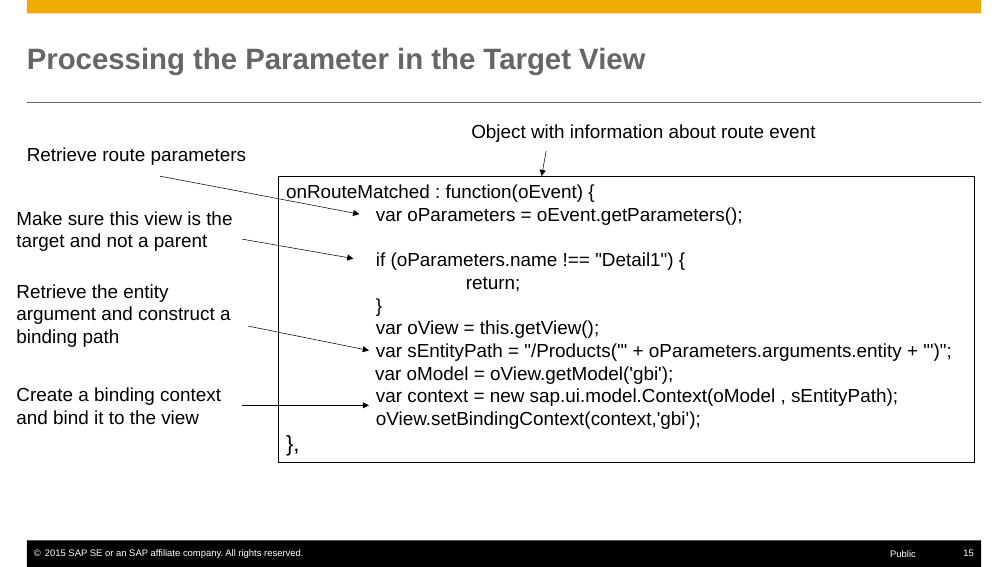
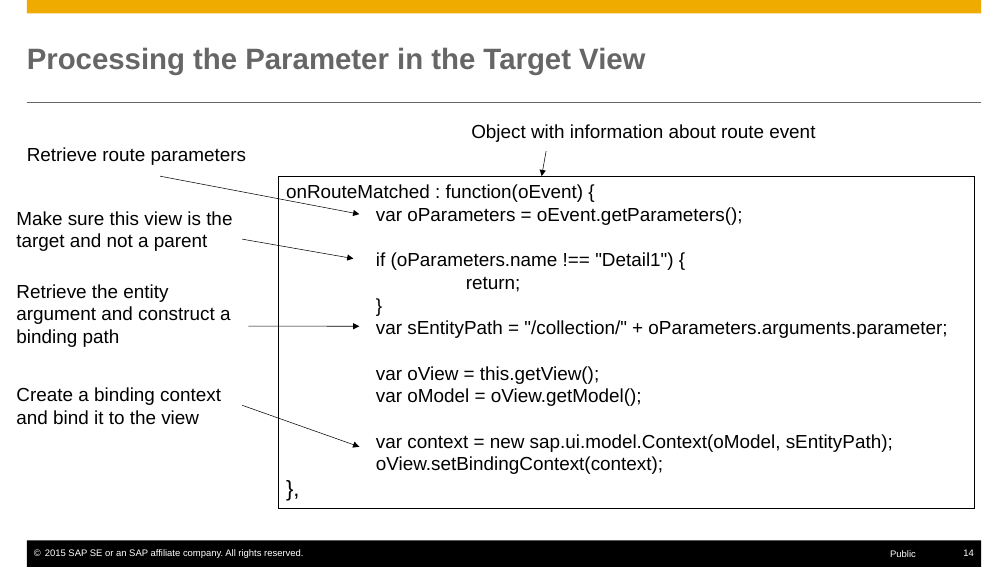
Before and after one commit to rosshigh/UI5, a slide deck: slide 14 of Notes/SAPUI5-Routing.pptx (slide 15 before the commit). Drawn at 1008x567 pixels with LibreOffice and Linux fonts; fonts in the diff are those of the drawing. Boxes give left, top, right and bottom in pixels: in the first picture for what was removed or moved away, otherwise in the second. Text is boxed around its words. In the diff, an @@ line names an element or a change of style, - is before the commit and + after.

```diff
--- a/Notes/SAPUI5-Routing.pptx
+++ b/Notes/SAPUI5-Routing.pptx
@@ rectangle "onRouteMatched : function(oEvent) {": place and size @@
-rectangle "onRouteMatched : function(oEvent) {" at bbox=[279, 176, 975, 462]
+rectangle "onRouteMatched : function(oEvent) {" at bbox=[279, 176, 975, 508]
@@ arrow moved from (249, 326) - (369, 351) to (249, 326) - (359, 326) @@
@@ text in rectangle at bbox=[376, 320, 947, 338]: paragraph added @@
+var sEntityPath = "/collection/" + oParameters.arguments.parameter;
@@ text in rectangle at bbox=[376, 388, 893, 474]: text changed @@
-var sEntityPath = "/Products('" + oParameters.arguments.entity + "')";
-var oModel = oView.getModel('gbi');
-var context = new sap.ui.model.Context(oModel , sEntityPath);
-oView.setBindingContext(context,'gbi');
+var oModel = oView.getModel();
+var context = new sap.ui.model.Context(oModel, sEntityPath);
+oView.setBindingContext(context);
@@ arrow moved from (243, 405) - (369, 405) to (243, 405) - (359, 447) @@
@@ page number at bbox=[963, 549, 974, 556]: text changed @@
-15
+14
```
Also in this commit, not shown: 8 other slides changed, 1 slide removed, 6 other files.
